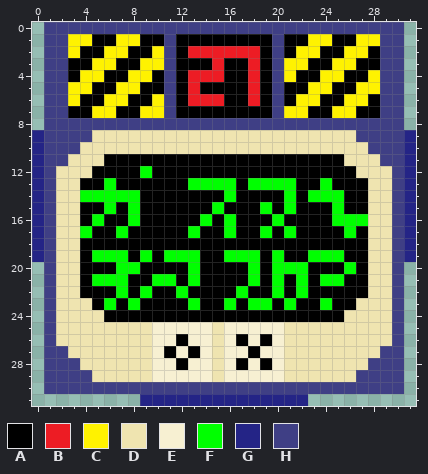
A pixel-art sprite gets an edit: Extra Icons/Translated/Venting Gas JP.png. Above: the version before the commit.
The file is 32x32 pixels. Colours within 5 levels of each other are drawn and written as one.
Palette (. is transparent): A #000000  B #ed1c24  C #fff200  D #efe4b0  E #f7f0d2  F #00ff00  G #242486  H #3f3f85
After:
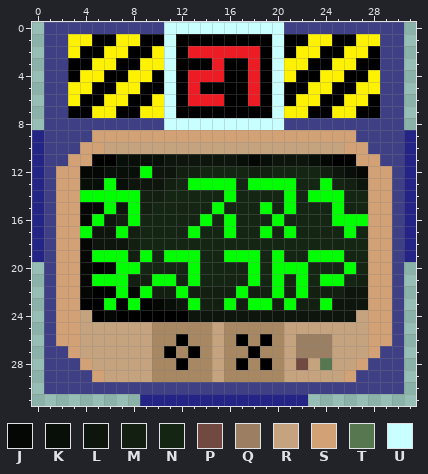
Colours new in this view: J #040704  K #080e08  L #0d150c  M #131f11  N #152514  P #724941  Q #9b7f63  R #c6a37f  S #d3a176  T #56774f  U #c9ffff
Changes in this commit:
colour E: #f7f0d2 -> #a88763
y 0: x 11..20 HHHHHHHHHH -> UUUUUUUUUU
y 1..7: x 11 H -> U; x 20 H -> U
y 8: x 11..20 HHHHHHHHHH -> UUUUUUUUUU
y 9: x 5..26 DDDDDDDDDDDDDDDDDDDDDD -> SSSSSSSSSSSSSSSSSSSSSS
y 10: x 4..27 DDDDDDDDDDDDDDDDDDDDDDDD -> SSRRRRRRRRRRRRRRRRRRRRSS
y 11: x 3..5 DDD -> SSA; x 7..24 AAAAAAAAAAAAAAAAAA -> KKKKLLLLLLKJKLLLKJ; x 26..28 DDD -> ASS
y 12: x 2..8 DDDAAAA -> SSJJKKK; x 10..29 AAAAAAAAAAAAAAAAADDD -> LLMMNNNNMMNNNNMLKJSS
y 13: x 2..5 DDAA -> SSKK; x 7..12 AAAAAA -> KLLLMN; x 17 A -> N; x 22..23 AA -> NN; x 25..29 AAADD -> NMLSS
y 14: x 2..3 DD -> SS; x 9..15 AAAAAAA -> MMNNNNN; x 17..20 AAAA -> NNNN; x 22 A -> N; x 26..29 AADD -> NNSS
y 15: x 2..5 DDAA -> SSJJ; x 7 A -> L; x 9..14 AAAAAA -> MNNNNN; x 16..18 AAA -> NNN; x 20 A -> N; x 22..24 AAA -> NNN; x 26..29 AADD -> NNSS
y 16: x 2..4 DDA -> SSJ; x 6..7 AA -> LM; x 9..13 AAAAA -> NNNNN; x 15 A -> N; x 17..19 AAA -> NNN; x 21..24 AAAA -> NNNN; x 28..29 DD -> SS
y 17: x 2..3 DD -> SS; x 5..6 AA -> LL; x 8..12 AAAAA -> MNNNN; x 14..15 AA -> NN; x 17..18 AA -> NN; x 20 A -> N; x 22..25 AAAA -> NNNN; x 27..29 ADD -> NSS
y 18: x 2..29 DDAAAAAAAAAAAAAAAAAAAAAAAADD -> SSJLLLMNNNNNNNNNNNNNNNNNNNSS
y 19: x 2..4 DDA -> SSJ; x 8 A -> M; x 10 A -> N; x 14..15 AA -> NN; x 19 A -> N; x 21..22 AA -> NN; x 26..29 AADD -> NNSS
y 20: x 2..4 DDA -> SSJ; x 6 A -> J; x 9..12 AAAA -> NNNN; x 14..17 AAAA -> NNNN; x 19 A -> N; x 23..25 AAA -> NNN; x 27..29 ADD -> NSS
y 21: x 2..4 DDA -> SSJ; x 8..9 AA -> MM; x 12 A -> N; x 14..17 AAAA -> NNNN; x 19 A -> N; x 21 A -> N; x 23 A -> N; x 26..29 AADD -> NMSS
y 22: x 2..4 DDA -> SSJ; x 8 A -> J; x 10..11 AA -> MM; x 13..16 AAAA -> MMMM; x 18..19 AA -> MM; x 21 A -> M; x 23..29 AAAAADD -> MMMLLSS
y 23: x 2..4 DDD -> SSA; x 10..12 AAA -> JKL; x 14..15 AA -> MM; x 17 A -> M; x 20 A -> M; x 22..23 AA -> MM; x 25..29 AADDD -> LLLSS
y 24: x 2..6 DDDDA -> SSRAJ; x 13..29 AAAAAAAAAAAAADDDD -> LLLLLLLLLLLLLLRSS
y 25: x 2..9 DDDDDDDD -> SSRRRRRR; x 15 D -> R; x 21..29 DDDDDDDDD -> RRRRRRRSS
y 26: x 2..9 DDDDDDDD -> SSRRRRRR; x 15 D -> R; x 21..29 DDDDDDDDD -> RQQQRRRSS
y 27: x 3..9 DDDDDDD -> SRRRRRR; x 15 D -> R; x 21..28 DDDDDDDD -> RQQQRRRS
y 28: x 4..9 DDDDDD -> SRRRRR; x 15 D -> R; x 21..27 DDDDDDD -> RPRTRRS
y 29: x 5..9 DDDDD -> SRRRR; x 15 D -> R; x 21..26 DDDDDD -> RRRRRS
